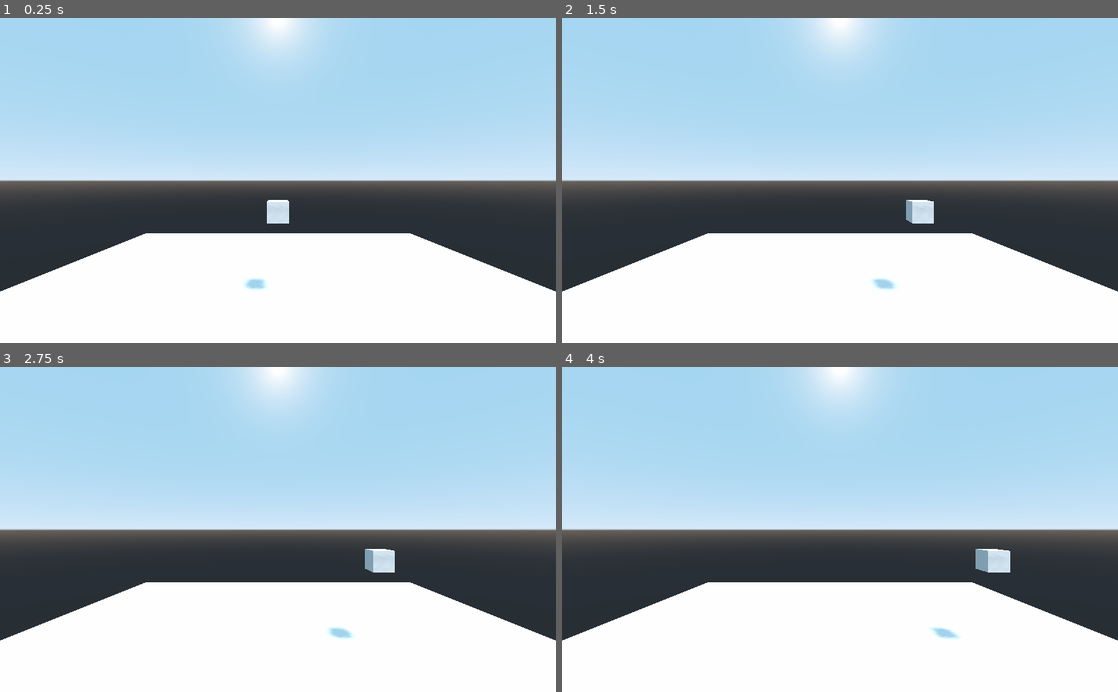
Above: before the commit, frames 1-4 (two rows, left to right).
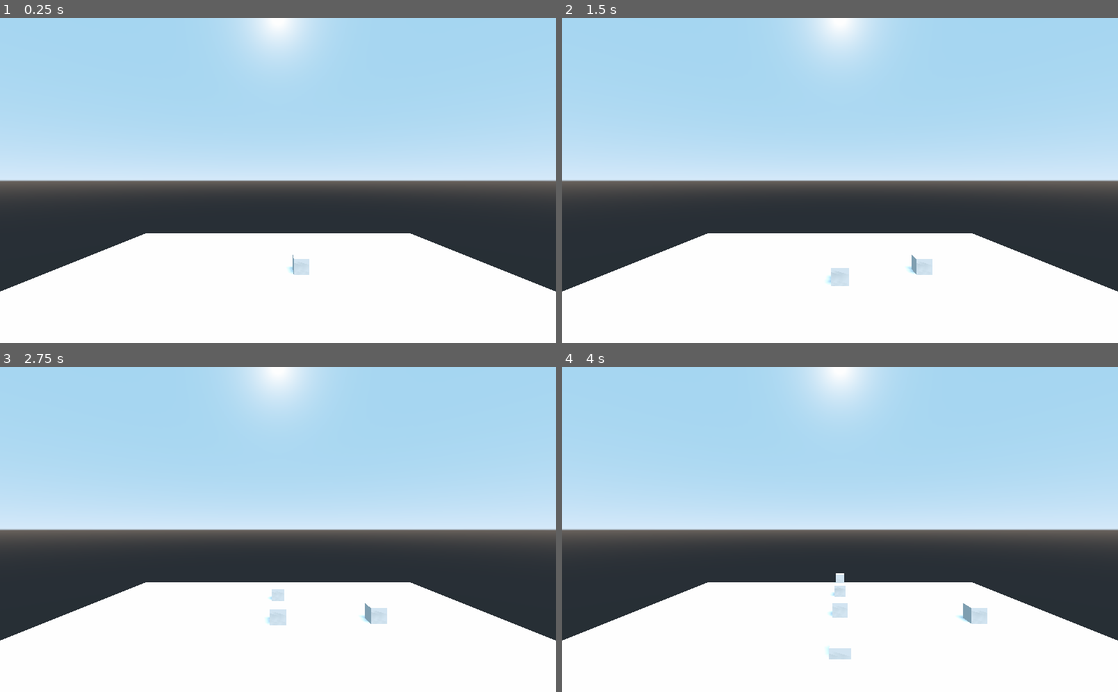
Above: after the commit, the same moments.

Repository: AgustinRamiroDiaz/El-Juegazo
Game: Godot game, scene res://Main.tscn
The game is run twice, just before and just after one commit, with the same random seed, the same clock (stepped at 60 frames per second) and the same inputs.
Inputs:
- Up to frame 1 (0.25 s): no input
- Up to frame 2 (1.5 s): tap Enter at 0.5 s; hold D (move_right) 0.53-1.28 s; hold Left (move_left) from 1.28 s (still down)
- Up to frame 3 (2.75 s): release Left (move_left) at 2.03 s; hold D (move_right) from 2.03 s (still down)
- Up to frame 4 (4 s): release D (move_right) at 3.53 s; hold Left (move_left) from 3.53 s (still down)

The runs differ from the first frame. In frame 1, 0.6% of the frame differs, in the area x 43-56%, y 55-84%; in frame 2, 0.9%; in frame 3, 1.0%; in frame 4, 1.2%, in the area x 47-81%, y 55-90%.

Commit message:
obtacle simple spawn

Diff:
--- a/Main.tscn
+++ b/Main.tscn
@@ -1,12 +1,16 @@
-[gd_scene load_steps=4 format=2]
+[gd_scene load_steps=6 format=2]
 
-[ext_resource path="res://Player.tscn" type="PackedScene" id=1]
+[ext_resource path="res://Player/Player.tscn" type="PackedScene" id=1]
+[ext_resource path="res://ObstacleSpawn.gd" type="Script" id=2]
+[ext_resource path="res://Obstacle/Obstacle.tscn" type="PackedScene" id=3]
 
 [sub_resource type="BoxShape" id=1]
 
 [sub_resource type="CubeMesh" id=2]
 
 [node name="Main" type="Spatial"]
+script = ExtResource( 2 )
+obstacle_scene = ExtResource( 3 )
 
 [node name="Ground" type="StaticBody" parent="."]
 transform = Transform( 30, 0, 0, 0, 2, 0, 0, 0, 30, 0, -1, 0 )
@@ -23,7 +27,12 @@
 shadow_enabled = true
 
 [node name="Player" parent="." instance=ExtResource( 1 )]
-transform = Transform( 1, 0, 0, 0, 1, 0, 0, 0, 1, 0, 10.0322, 0 )
+transform = Transform( 1, 0, 0, 0, 1, 0, 0, 0, 1, 3, 2, -8 )
 
 [node name="Camera" type="Camera" parent="."]
 transform = Transform( 1, 0, 0, 0, 1, 0, 0, 0, 1, 0, 13, 22.4581 )
+
+[node name="ObtacleTimer" type="Timer" parent="."]
+autostart = true
+
+[connection signal="timeout" from="ObtacleTimer" to="." method="_on_ObtacleTimer_timeout"]
--- a/Player.tscn
+++ b/Obstacle/Obstacle.tscn
@@ -1,12 +1,12 @@
 [gd_scene load_steps=4 format=2]
 
-[ext_resource path="res://Player.gd" type="Script" id=1]
+[ext_resource path="res://Obstacle/Spawn.gd" type="Script" id=1]
 
 [sub_resource type="BoxShape" id=1]
 
 [sub_resource type="CubeMesh" id=2]
 
-[node name="Player" type="KinematicBody"]
+[node name="Obstacle" type="KinematicBody"]
 script = ExtResource( 1 )
 
 [node name="Spatial" type="Spatial" parent="."]
@@ -17,3 +17,7 @@
 [node name="MeshInstance" type="MeshInstance" parent="."]
 mesh = SubResource( 2 )
 material/0 = null
+
+[node name="VisibilityNotifier" type="VisibilityNotifier" parent="."]
+
+[connection signal="screen_exited" from="VisibilityNotifier" to="." method="_on_VisibilityNotifier_screen_exited"]
--- /dev/null
+++ b/Obstacle/Spawn.gd
@@ -0,0 +1,16 @@
+extends KinematicBody
+
+# speed of the obstacle in meters per second.
+export var speed = 10
+
+var velocity = Vector3.FORWARD * speed
+
+func _physics_process(_delta):
+	move_and_slide(velocity)
+
+
+func _on_VisibilityNotifier_screen_exited():
+	queue_free()
+
+func initialize(start_position):
+	translation = start_position
--- /dev/null
+++ b/ObstacleSpawn.gd
@@ -0,0 +1,21 @@
+extends Node
+
+export (PackedScene) var obstacle_scene
+
+
+# Called when the node enters the scene tree for the first time.
+func _ready():
+	randomize()
+
+
+
+func _on_ObtacleTimer_timeout():
+	# Create a obstacle instance and add it to the scene.
+	var obstacle = obstacle_scene.instance()
+
+	# And give it a random offset.
+#	#obstacle_spawn_location.unit_offset = randf()
+
+
+	add_child(obstacle)
+	obstacle.initialize(Vector3.UP)
--- /dev/null
+++ b/Player/Player.tscn
@@ -0,0 +1,19 @@
+[gd_scene load_steps=4 format=2]
+
+[ext_resource path="res://Player/PlayerMovement.gd" type="Script" id=1]
+
+[sub_resource type="BoxShape" id=1]
+
+[sub_resource type="CubeMesh" id=2]
+
+[node name="Player" type="KinematicBody"]
+script = ExtResource( 1 )
+
+[node name="Spatial" type="Spatial" parent="."]
+
+[node name="CollisionShape" type="CollisionShape" parent="."]
+shape = SubResource( 1 )
+
+[node name="MeshInstance" type="MeshInstance" parent="."]
+mesh = SubResource( 2 )
+material/0 = null
--- a/project.godot
+++ b/project.godot
@@ -18,15 +18,15 @@
 
 move_left={
 "deadzone": 0.5,
-"events": [ Object(InputEventKey,"resource_local_to_scene":false,"resource_name":"","device":0,"alt":false,"shift":false,"control":false,"meta":false,"command":false,"pressed":false,"scancode":16777231,"unicode":0,"echo":false,"script":null)
-, Object(InputEventKey,"resource_local_to_scene":false,"resource_name":"","device":0,"alt":false,"shift":false,"control":false,"meta":false,"command":false,"pressed":false,"scancode":65,"unicode":0,"echo":false,"script":null)
+"events": [ Object(InputEventKey,"resource_local_to_scene":false,"resource_name":"","device":0,"alt":false,"shift":false,"control":false,"meta":false,"command":false,"pressed":false,"scancode":16777231,"physical_scancode":0,"unicode":0,"echo":false,"script":null)
+, Object(InputEventKey,"resource_local_to_scene":false,"resource_name":"","device":0,"alt":false,"shift":false,"control":false,"meta":false,"command":false,"pressed":false,"scancode":65,"physical_scancode":0,"unicode":0,"echo":false,"script":null)
 , Object(InputEventJoypadMotion,"resource_local_to_scene":false,"resource_name":"","device":0,"axis":0,"axis_value":-1.0,"script":null)
  ]
 }
 move_right={
 "deadzone": 0.5,
-"events": [ Object(InputEventKey,"resource_local_to_scene":false,"resource_name":"","device":0,"alt":false,"shift":false,"control":false,"meta":false,"command":false,"pressed":false,"scancode":68,"unicode":0,"echo":false,"script":null)
-, Object(InputEventKey,"resource_local_to_scene":false,"resource_name":"","device":0,"alt":false,"shift":false,"control":false,"meta":false,"command":false,"pressed":false,"scancode":16777233,"unicode":0,"echo":false,"script":null)
+"events": [ Object(InputEventKey,"resource_local_to_scene":false,"resource_name":"","device":0,"alt":false,"shift":false,"control":false,"meta":false,"command":false,"pressed":false,"scancode":68,"physical_scancode":0,"unicode":0,"echo":false,"script":null)
+, Object(InputEventKey,"resource_local_to_scene":false,"resource_name":"","device":0,"alt":false,"shift":false,"control":false,"meta":false,"command":false,"pressed":false,"scancode":16777233,"physical_scancode":0,"unicode":0,"echo":false,"script":null)
 , Object(InputEventJoypadMotion,"resource_local_to_scene":false,"resource_name":"","device":0,"axis":0,"axis_value":1.0,"script":null)
  ]
 }
Renamed: Player.gd -> Player/PlayerMovement.gd
Not shown, changed: icon.png.import
